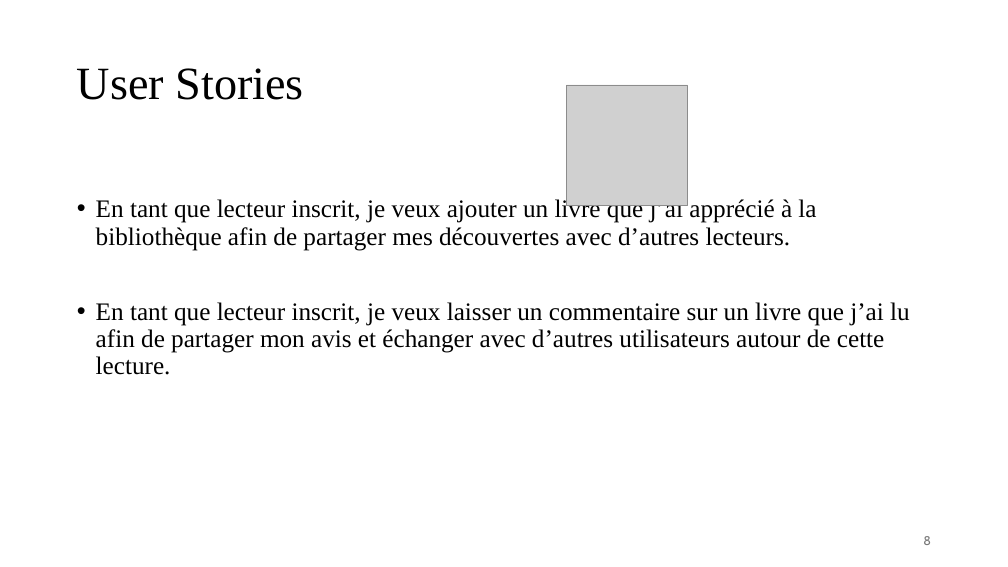
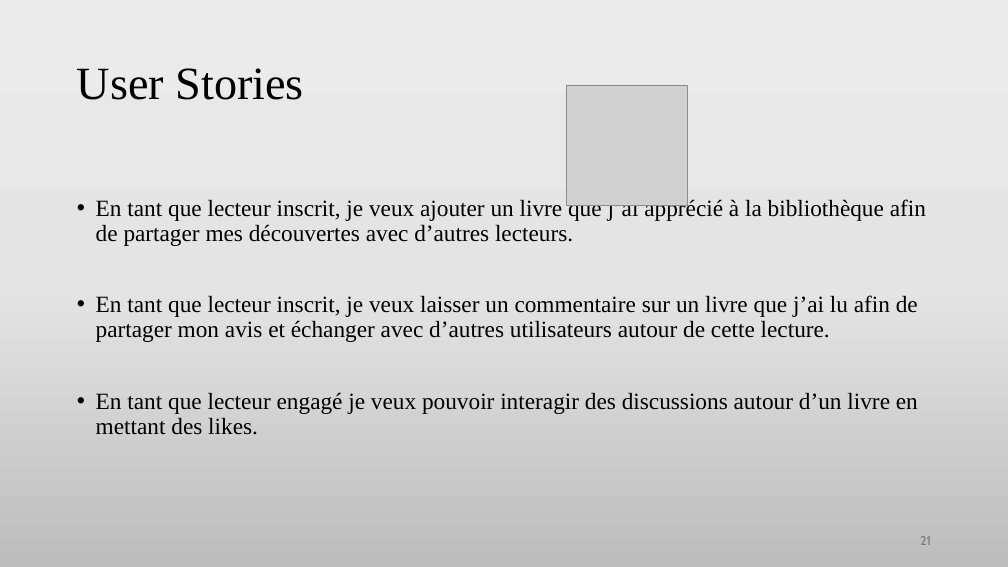
Before and after one commit to manelbenhamouda/projets-CDA, a slide deck: slide 21 of Diaporama_Haldan.pptx (slide 8 before the commit). Drawn at 1008x567 pixels with LibreOffice and Linux fonts; fonts in the diff are those of the drawing; grey boxes stand for pictures. Boxes give left, top, right and bottom in pixels: in the first picture for what was removed or moved away, otherwise in the second. Text is boxed around its words. In the diff, an @@ line names an element or a change of style, - is before the commit and + after.

```diff
--- a/Diaporama_Haldan.pptx
+++ b/Diaporama_Haldan.pptx
@@ background #FFFFFF to gradient #ECECEC to #E5E5E5 to #BEBEBE @@
@@ text at bbox=[96, 197, 926, 342]: size 24 to 22.2 pt in "En tant que lecteur inscrit, je veux ...", "En tant que lecteur inscrit, je veux ..." @@
@@ text at bbox=[96, 392, 918, 435]: paragraph added @@
+• En tant que lecteur engagé je veux pouvoir interagir des discussions autour d’un livre en mettant des likes.
@@ page number at bbox=[920, 536, 931, 545]: text changed @@
-8
+21
```
Also in this commit, not shown: 7 other slides changed, 13 slides added.
